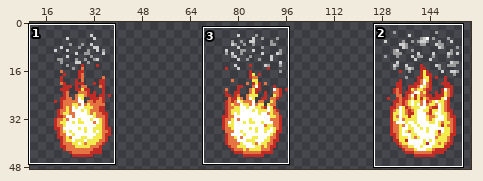
Two states of a sprite sheet, assets/sprites/fireball/fireball.png. The picture above shows the old version from afar; the outline marks the close-up.
Close-up. Old version:
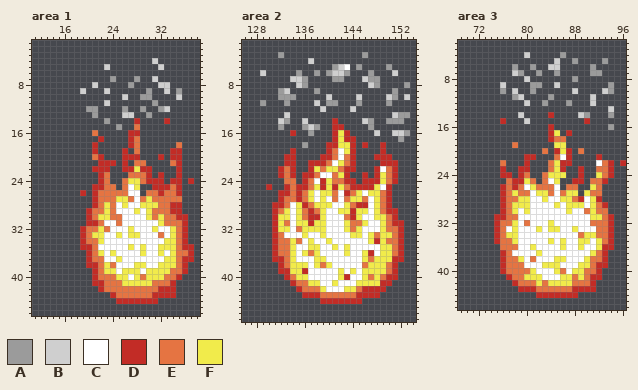
The file is 256x64 pixels. Shown: area 1: x 11..38, y 1..46; area 2: x 126..154, y 1..47; area 3: x 69..96, y 2..46. The wide view leaves out empty margins.
Palette (. is transparent): A #9b9b9b  B #cfcfcf  C #ffffff  D #c22c26  E #e57442  F #f1eb4b
Pixels before, area 1, first column x 19:
 4 ............B......
 5 ....B........B.....
 6 ...................
 7 .....A...A..B......
 8 ..B.....A....BB....
 9 B...B......A..B.A..
10 .......B..AA....B..
11 ....B.......A......
12 .AA....A..A..AB....
13 ..A....BB..A.......
14 ....A....D....D....
15 ......A..E.........
16 ..E.....DD.........
17 ...D....DE.........
18 ..D.....DE......E..
19 ..D....D.E.....DD..
20 ..ED...DDD...D.DD..
21 ...DDD.D.EE....ED..
22 ..DDD..DDFDD....D..
23 ...DE...EEED.D..D..
24 ...DE..EFFEDDD.DD.D
25 ..DDEE.ECF..DDDED..
26 D.DEEEEECC.EEDEED..
27 ..DEEEFFECEFEEEEE..
28 ..DEFECFCCFFFEEDD..
29 .DEEFECCCFCFEEEDD..
30 .DEFFEECCCCFEFEEDD.
31 .DDECCECCCCCCFEEED.
32 DEEFECCCFCCCFCCFED.
33 DEFFCCFCFFCCCECFED.
34 DEEFCCCCCCCCCCFFED.
35 DDECCCCCFCFCCFFFEDD
36 .DEFCFCCCCFCCFCFEED
37 .DEECCFCCCCCCCFFEDD
38 .DDEFECCCFFCCFFFED.
39 ..DEFFCFFFCFFFFEED.
40 ..DEEEFFCFEFFFEED..
41 ..DDEEEFFFFFEEED...
42 ...DEEEEEEEEEDDD...
43 .....DEEEEEEDDDD...
44 ......DDDDDDD......
Pixels before, area 2, first column x 129:
 3 ...A.............A.......
 4 ........B................
 5 ............ABC.A....A...
 6 B.....A..A.ABBA...A...B..
 7 .....BBA....AA...BAA.....
 8 ......BA..........BA....A
 9 ...AB....A............A..
10 ...AAA.....B....B....BA.B
11 A...A....B.AA...A....A...
12 ..........B....B.........
13 ....B.................BAA
14 ...BA..B....D....BA..AAA.
15 ...A...ABA..DD....A......
16 .....D..A...DFD....B..BBA
17 ............DFDD.......A.
18 .......A...DDFFD.D..D....
19 .....D.....DECFD....D....
20 ....DD....DDECED...DDD...
21 ....DD..DDDECFED....DDD..
22 ...DED..DFEFFEDD...DCED..
23 ...DED.DDECCEFD..D.DFED..
24 ....EE.DECDFEEDD.DDDFED..
25 .D..DEDDEFDFDFEDDDDFCD...
26 ...DDEDEFCFFECDEFCFFED...
27 ...DEEDEFCFCECEFFECFED...
28 ..DDECFDEFFFCCFEDDCFED...
29 ..DEFCFEDEFCCFFDFFCFEDD..
30 ..DFFCFEDDFCCCEDFCCFFED..
31 ..DFECFFDFFCCCFEEFCCFEDD.
32 ..DFFCEFFFFCCCFEFCCCFEED.
33 ..DECCCFCCFCCCCFFCFEFFED.
34 ..DEEFECFCCFCCCCCCFDFEED.
35 ..DEEFCCFFCCFCFCCCCCFFED.
36 ..DEEFCFEFCCCCFCCFDCFFED.
37 ..DDEFCCCFFCCCCCCFEFFFDD.
38 ...DEFFFCFEFCCCCCEFFFED..
39 ...DDFFDCCCCCFCFCFFFFED..
40 ....DEFFCCCCCFDCCFEFEDD..
41 .....DEEFFCCFCCCFFFFDD...
42 ......DEEEFCCCFFEDDDD....
43 .......DDDEEEEEEDDDD.....
44 ..........DDDDDDD........
Pixels before, area 3, first column x 75:
 4 .....B.....A..........
 5 ..........B..A....A...
 6 ...A..A..BB.....A.....
 7 ...BA..A..A.....AA....
 8 .....B.......A........
 9 .B....AA..B........A..
10 .A.B..A......B....BA..
11 ...AB....A......B.....
12 .....B..A...A...B.....
13 ...................B..
14 ....B....D....BA...A..
15 .D...B.........D......
16 .........D.........A..
17 .........DF.D.........
18 .........DEE..........
19 ...E......FF..........
20 ........E.DFD.E.......
21 .....DD...ECD....D....
22 .E...D...EFDD....CED.D
23 .D..DD...EFD..D..EED..
24 .DD.DE..EFFF..D..FED..
25 ..EDDFE.ECF..DD.EED...
26 .DEDECFEEEC.EE..FE....
27 .DEFEECFFECEFF.FEE....
28 .DEEFFCCFCCFFEDCFD....
29 .DEFFFCCCCFCFFFCFED...
30 .DEFCFCCCCCCFCCEFEE...
31 DDEECCCCCCCCCCCCFFED..
32 DEEFCECCCFCCCCCCEEED..
33 DECFCCCFCFFCCFCCCEED..
34 DEFFCCCCCCCCCCEFFEED..
35 DEEFCCCCCFCFCCFFCFED..
36 .EEECCFCCCCFCCFCCFDD..
37 .DECCCCFCCCCCCCCFED...
38 .DEEFCECCCFFCCCFEED...
39 .DEEECCCFFFCCCFFEDD...
40 .DEEEEFCCCFECFFEED....
41 ..DEEFFFCCCFFEFEDD....
42 ...DEEEFEFFFFEEED.....
43 ....DDDEEEEEEDDDD.....
44 .......DDDDDDD........
The result:
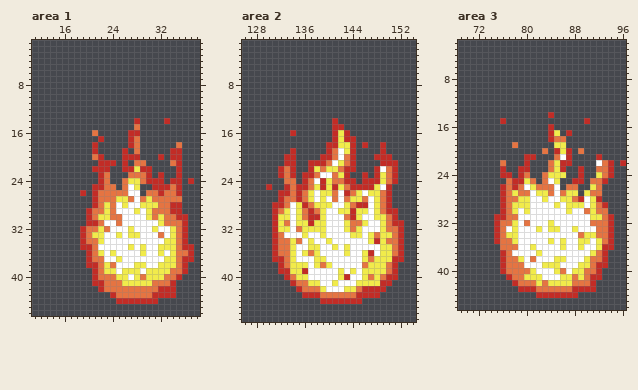
From old to new:
Area 1:
Colour A is removed in row 7 at x 24 and 28; in row 8 at x 27; in row 9 at x 30 and 35; in row 10 at x 29 to 30; in row 11 at x 31; in row 12 at x 20 to 21, 26, 29 and 32.
Colour A is removed in row 13 at x 21 and 30; in row 14 at x 23; in row 15 at x 25.
Colour B is removed in row 4 at x 31; in row 5 at x 23 and 32; in row 7 at x 31; in row 8 at x 21 and 32 to 33; in row 9 at x 19, 23 and 33; in row 10 at x 26 and 35.
Colour B is removed in row 11 at x 23; in row 12 at x 33; in row 13 at x 26 to 27.
Area 2:
Colour A is removed in row 3 at x 132 and 146; in row 5 at x 141, 145 and 150; in row 6 at x 135, 138, 140, 143 and 147; in row 7 at x 136, 141 to 142 and 147 to 148; in row 8 at x 136, 148 and 153; in row 9 at x 132, 138 and 151.
Colour A is removed in row 10 at x 132 to 134 and 151; in row 11 at x 129, 133, 140 to 141, 145 and 150; in row 13 at x 152 to 153; in row 14 at x 133, 147 and 150 to 152; in row 15 at x 132, 136, 138 and 147; in row 16 at x 137 and 153.
Colour A is removed in row 17 at x 152; in row 18 at x 136.
Colour B is removed in row 4 at x 137; in row 5 at x 142; in row 6 at x 129, 141 to 142 and 151; in row 7 at x 134 to 135 and 146; in row 8 at x 135 and 147; in row 9 at x 133.
Colour B is removed in row 10 at x 140, 145, 150 and 153; in row 11 at x 138; in row 12 at x 139 and 144; in row 13 at x 133 and 151; in row 14 at x 132, 136 and 146; in row 15 at x 137.
Colour B is removed in row 16 at x 148 and 151 to 152.
Colour C is removed in row 5 at x 143.
Area 3:
Colour A is removed in row 4 at x 86; in row 5 at x 88 and 93; in row 6 at x 78, 81 and 91; in row 7 at x 79, 82, 85 and 91 to 92; in row 8 at x 88; in row 9 at x 81 to 82 and 94.
Colour A is removed in row 10 at x 76, 81 and 94; in row 11 at x 78 and 84; in row 12 at x 83 and 87; in row 14 at x 90 and 94; in row 16 at x 94.
Colour B is removed in row 4 at x 80; in row 5 at x 85; in row 6 at x 84 to 85; in row 7 at x 78; in row 8 at x 80; in row 9 at x 76 and 85.
Colour B is removed in row 10 at x 78, 88 and 93; in row 11 at x 79 and 91; in row 12 at x 80 and 91; in row 13 at x 94; in row 14 at x 79 and 89; in row 15 at x 80.
Pixel boxes of the changes (left, top, right, bottom) in both close-ups:
erased: (80, 58, 182, 130)
erased: (260, 52, 410, 148)
erased: (500, 52, 614, 130)
